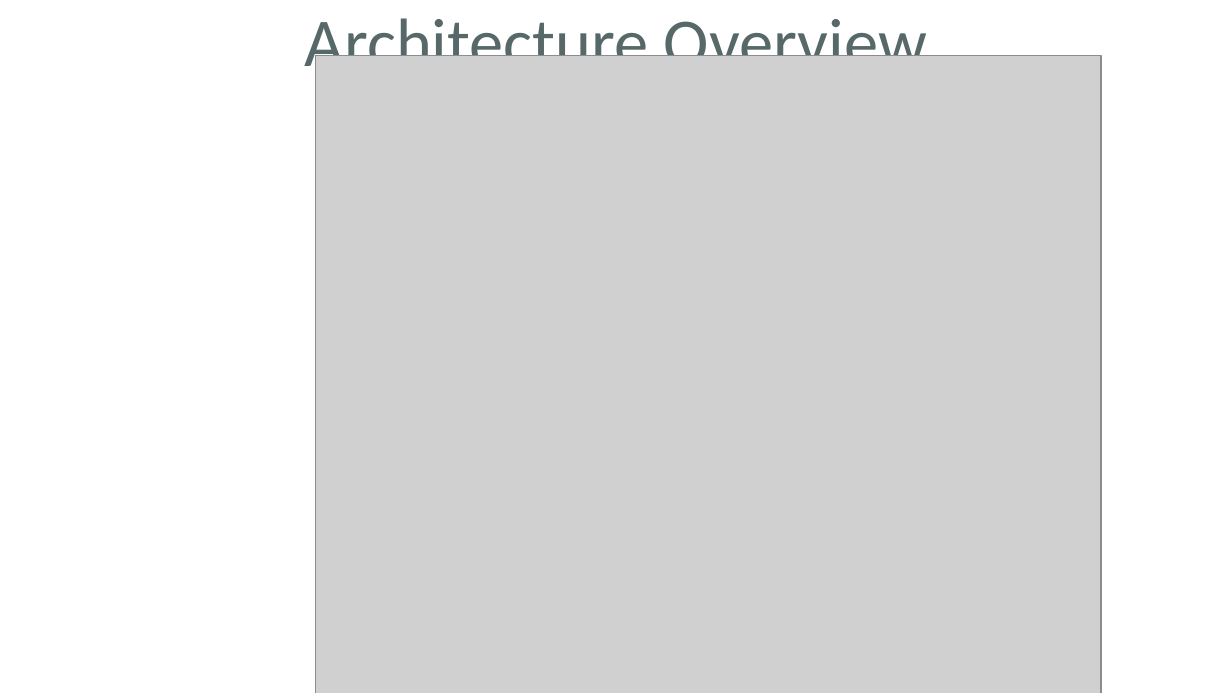
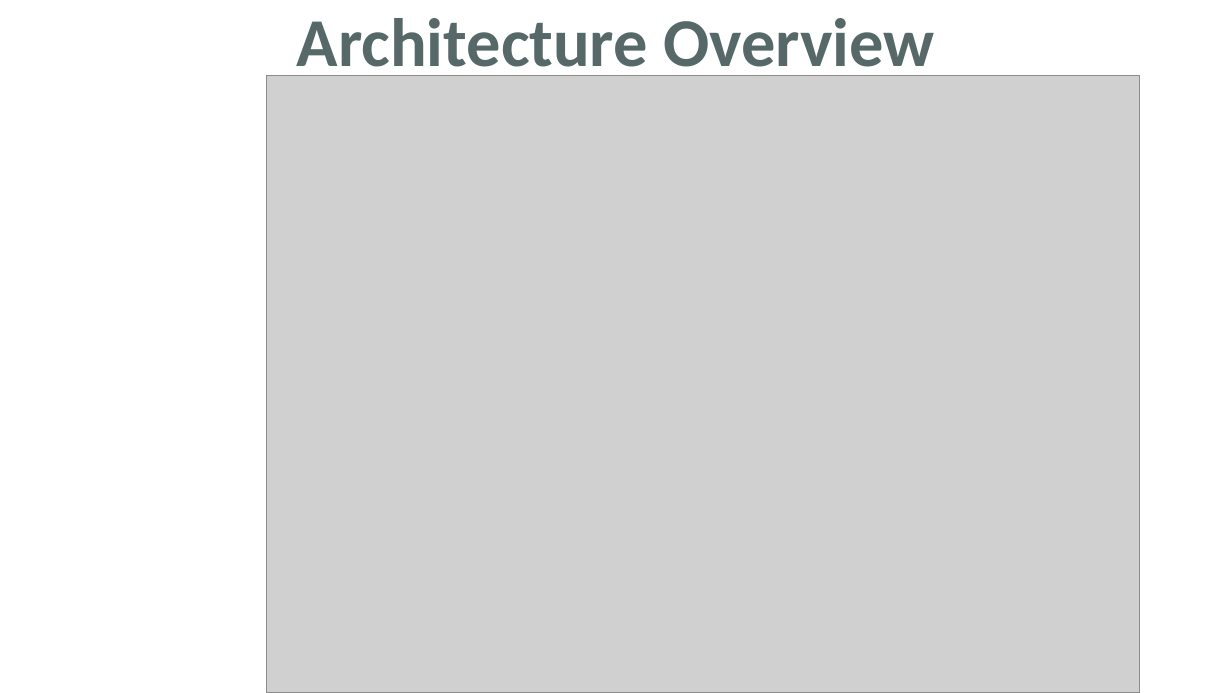
Before and after one commit to AmandineBenza/BlablaMove, a slide deck: slide 7 of src/main/resources/Presentations/BlablaMove_OralDefense.pptx. Drawn at 1232x693 pixels with LibreOffice and Linux fonts; fonts in the diff are those of the drawing; grey boxes stand for pictures; background and template pictures are left out. Boxes give left, top, right and bottom in pixels: in the first picture for what was removed or moved away, otherwise in the second. Text is boxed around its words. In the diff, an @@ line names an element or a change of style, - is before the commit and + after.

Commit message:
#25 Small update

```diff
--- a/src/main/resources/Presentations/BlablaMove_OralDefense.pptx
+++ b/src/main/resources/Presentations/BlablaMove_OralDefense.pptx
@@ text "Architecture Overview" at (297,18,934,82): bold on @@
@@ picture: place and size @@
-picture at (315,55,1101,693)
+picture at (267,75,1141,692)
```
Also in this commit, not shown: 10 other slides changed.
